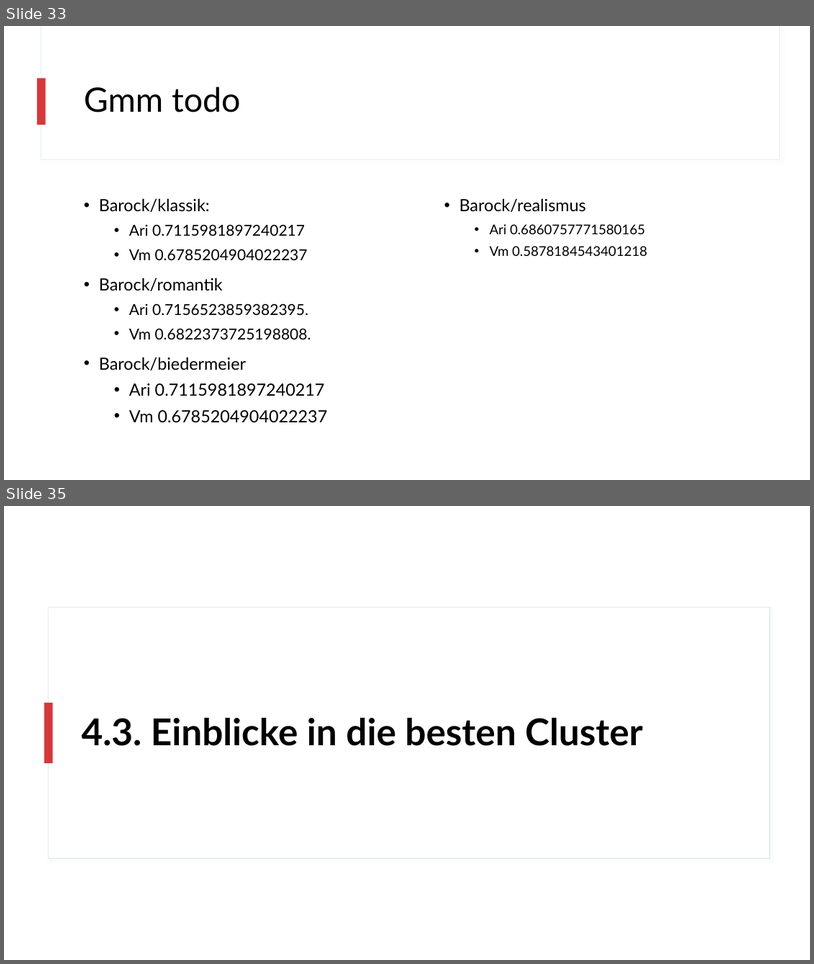
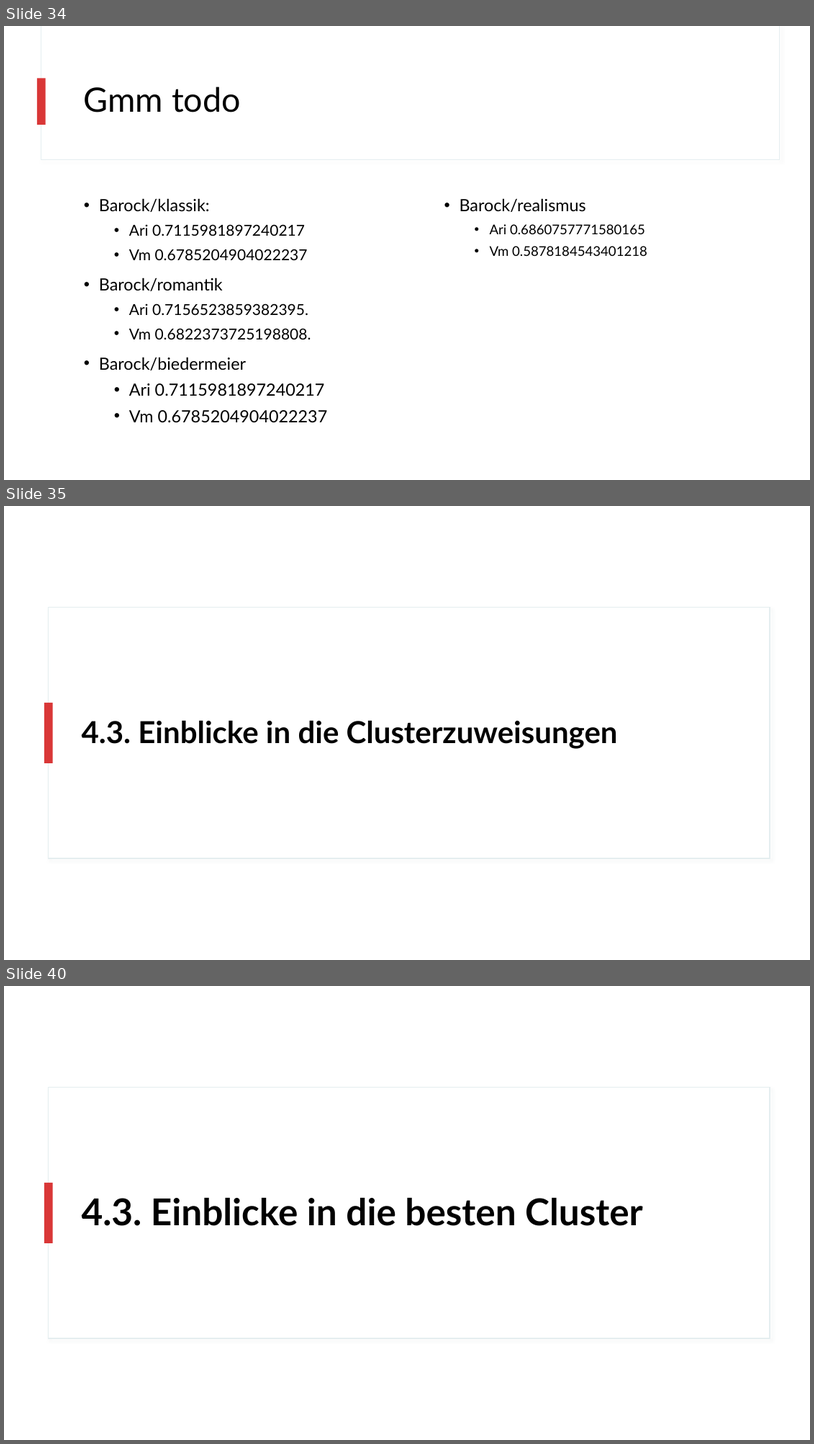
Before and after one commit to realjanpaulus/clusterpoems, a slide deck: presentation/clustering_presentation.pptx. Shown one above the other, each under a label of ours: slides 33 and 35 before the commit, slides 34, 35 and 40 after it; the slides between them are not shown. The pictures are 814x964 and 814x1444 pixels, drawn with LibreOffice and Linux fonts; fonts in the diff are those of the drawing. Boxes give left, top, right and bottom in pixels: in the first picture for what was removed or moved away, otherwise in the second. Text is boxed around its words. In the diff, an @@ line names an element or a change of style, - is before the commit and + after.

```diff
--- a/presentation/clustering_presentation.pptx
+++ b/presentation/clustering_presentation.pptx
@@ slide 35 added at [4,506,810,960], background #FFFFFF; not listed: 2 template elements that a slide beside it also shows @@
@@ title added at [82,720,618,749], 36 pt, text #000000, bold @@
+4.3. Einblicke in die Clusterzuweisungen
@@ what was slide 33 is now slide 34 @@
@@ what was slide 35 is now slide 40 @@
```
Also in this commit, not shown: 3 slides changed, 5 other slides added, 1 slide removed, 11 other files.
